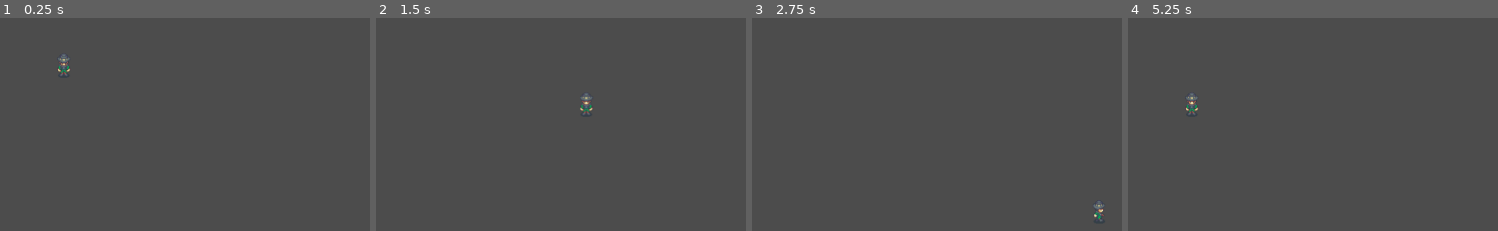
Above: before the commit, frames 1-4 (left to right).
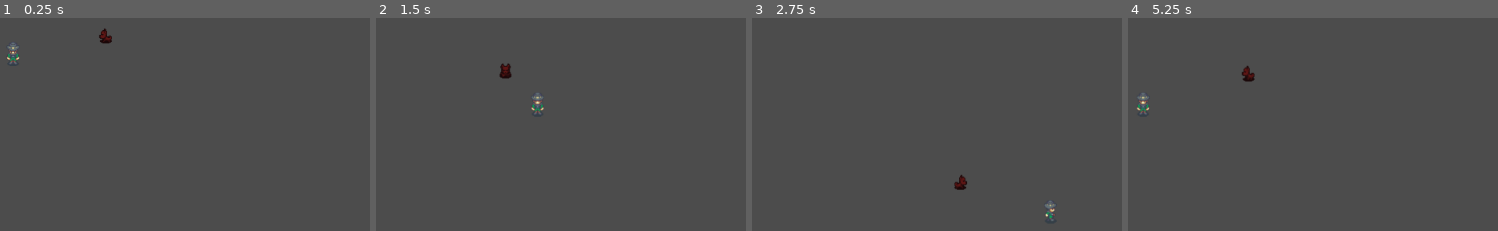
Above: after the commit, the same moments.

Repository: fleet3123/ggj2021
Game: Godot game, scene res://main.tscn
The game is run twice, just before and just after one commit, with the same random seed, the same clock (stepped at 60 frames per second) and the same inputs.
Inputs:
- Up to frame 1 (0.25 s): no input
- Up to frame 2 (1.5 s): tap Enter at 0.5 s; hold D (move_right) 0.53-1.28 s; tap Space (interact) at 0.6, 1.25, 1.35 s; hold S (move_down) from 1.28 s (still down)
- Up to frame 3 (2.75 s): release S (move_down) at 2.03 s; hold D (move_right) from 2.03 s (still down); tap Space (interact) at 2.1 s
- Up to frame 4 (5.25 s): release D (move_right) at 2.78 s; hold W (move_up) 2.78-3.53 s; tap Space (interact) every 0.75 s from 2.85 to 5.1 s; hold A (move_left) 3.53-5.03 s; hold S (move_down) from 5.03 s (still down)

The runs differ from the first frame. In frame 1, 0.5% of the frame differs, in the area x 1-31%, y 4-28%; in frame 2, 0.5%, in the area x 33-59%, y 21-46%; in frame 3, 0.4%; in frame 4, 0.5%.

Commit message:
Simple chasing enemy which deals damage

Diff:
--- /dev/null
+++ b/Enemy1.gd
@@ -0,0 +1,79 @@
+extends KinematicBody2D
+
+var curr_hp : int = 5
+var max_hp : int = 5
+
+var move_speed : int = 150
+export var xp_to_give : int = 30
+
+var damage : int = 1
+var attack_rate : float = 1.0
+export var attack_dist : int = 80
+export var chase_dist : int = 400
+
+var facing_dir : Vector2 = Vector2()
+
+export ( NodePath ) var player_path
+
+onready var anim = get_node ( "AnimatedSprite" )
+onready var timer = get_node ( "Timer" )
+onready var target = get_node ( player_path )
+
+func _ready():
+
+	timer.wait_time = attack_rate
+	timer.start()
+
+func _on_Timer_timeout():
+
+	if position.distance_to ( target.position ) <= attack_dist:
+		target.take_damage ( damage )
+
+func _physics_process ( delta ):
+
+	var vel = Vector2.ZERO
+	var dist = position.distance_to ( target.position )
+	if dist > attack_dist and dist < chase_dist:
+
+		vel = ( target.position - position ).normalized()
+		move_and_slide ( vel * move_speed )
+
+	if ( vel == Vector2.ZERO ):
+		if facing_dir.x == 1:
+			play_animation ( "IdleRight" )
+		elif facing_dir.x == -1:
+			play_animation ( "IdleLeft" )
+		elif facing_dir.y == 1:
+			play_animation ( "IdleUp" )
+		elif facing_dir.y == -1:
+			play_animation ( "IdleDown" )
+	else:
+		var abs_x = abs ( vel.x )
+		var abs_y = abs ( vel.y )
+		if vel.x > 0 && abs_x >= abs_y:
+			facing_dir = Vector2.RIGHT
+			play_animation ( "MoveRight" )
+		elif vel.x < 0 && abs_x >= abs_y:
+			facing_dir = Vector2.LEFT
+			play_animation ( "MoveLeft" )
+		elif vel.y < 0 && abs_x <= abs_y:
+			facing_dir = Vector2.UP
+			play_animation ( "MoveUp" )
+		elif vel.y > 0 && abs_x <= abs_y:
+			facing_dir = Vector2.DOWN
+			play_animation ( "MoveDown" )
+
+func play_animation ( anim_name ):
+
+	if anim.animation != anim_name:
+		anim.play ( anim_name )
+
+func take_damage ( dmg_to_take ):
+
+	curr_hp -= dmg_to_take
+	if curr_hp <= 0:
+		die()
+
+func die ():
+	target.give_xp ( xp_to_give )
+	queue_free()
--- /dev/null
+++ b/Enemy1.tscn
@@ -0,0 +1,145 @@
+[gd_scene load_steps=21 format=2]
+
+[ext_resource path="res://EnemyPlaceHolder/animals1.png" type="Texture" id=1]
+[ext_resource path="res://Enemy1.gd" type="Script" id=2]
+
+[sub_resource type="AtlasTexture" id=2]
+flags = 4
+atlas = ExtResource( 1 )
+region = Rect2( 26, 0, 26, 36 )
+
+[sub_resource type="AtlasTexture" id=11]
+flags = 4
+atlas = ExtResource( 1 )
+region = Rect2( 26, 108, 26, 36 )
+
+[sub_resource type="AtlasTexture" id=8]
+flags = 4
+atlas = ExtResource( 1 )
+region = Rect2( 26, 72, 26, 36 )
+
+[sub_resource type="AtlasTexture" id=5]
+flags = 4
+atlas = ExtResource( 1 )
+region = Rect2( 26, 36, 26, 36 )
+
+[sub_resource type="AtlasTexture" id=18]
+flags = 4
+atlas = ExtResource( 1 )
+region = Rect2( 0, 36, 26, 36 )
+
+[sub_resource type="AtlasTexture" id=19]
+flags = 4
+atlas = ExtResource( 1 )
+region = Rect2( 26, 36, 26, 36 )
+
+[sub_resource type="AtlasTexture" id=20]
+flags = 4
+atlas = ExtResource( 1 )
+region = Rect2( 52, 36, 26, 36 )
+
+[sub_resource type="AtlasTexture" id=21]
+flags = 4
+atlas = ExtResource( 1 )
+region = Rect2( 0, 0, 26, 36 )
+
+[sub_resource type="AtlasTexture" id=22]
+flags = 4
+atlas = ExtResource( 1 )
+region = Rect2( 26, 0, 26, 36 )
+
+[sub_resource type="AtlasTexture" id=23]
+flags = 4
+atlas = ExtResource( 1 )
+region = Rect2( 52, 0, 26, 36 )
+
+[sub_resource type="AtlasTexture" id=15]
+flags = 4
+atlas = ExtResource( 1 )
+region = Rect2( 0, 108, 26, 36 )
+
+[sub_resource type="AtlasTexture" id=16]
+flags = 4
+atlas = ExtResource( 1 )
+region = Rect2( 26, 108, 26, 36 )
+
+[sub_resource type="AtlasTexture" id=17]
+flags = 4
+atlas = ExtResource( 1 )
+region = Rect2( 52, 108, 26, 36 )
+
+[sub_resource type="AtlasTexture" id=24]
+flags = 4
+atlas = ExtResource( 1 )
+region = Rect2( 0, 72, 26, 36 )
+
+[sub_resource type="AtlasTexture" id=25]
+flags = 4
+atlas = ExtResource( 1 )
+region = Rect2( 26, 72, 26, 36 )
+
+[sub_resource type="AtlasTexture" id=26]
+flags = 4
+atlas = ExtResource( 1 )
+region = Rect2( 52, 72, 26, 36 )
+
+[sub_resource type="SpriteFrames" id=13]
+animations = [ {
+"frames": [ SubResource( 2 ) ],
+"loop": true,
+"name": "IdleDown",
+"speed": 5.0
+}, {
+"frames": [ SubResource( 11 ) ],
+"loop": true,
+"name": "IdleUp",
+"speed": 5.0
+}, {
+"frames": [ SubResource( 8 ) ],
+"loop": true,
+"name": "IdleRight",
+"speed": 5.0
+}, {
+"frames": [ SubResource( 5 ) ],
+"loop": true,
+"name": "IdleLeft",
+"speed": 5.0
+}, {
+"frames": [ SubResource( 18 ), SubResource( 19 ), SubResource( 20 ), SubResource( 19 ) ],
+"loop": true,
+"name": "MoveLeft",
+"speed": 10.0
+}, {
+"frames": [ SubResource( 21 ), SubResource( 22 ), SubResource( 23 ), SubResource( 22 ) ],
+"loop": true,
+"name": "MoveDown",
+"speed": 10.0
+}, {
+"frames": [ SubResource( 15 ), SubResource( 16 ), SubResource( 17 ), SubResource( 16 ) ],
+"loop": true,
+"name": "MoveUp",
+"speed": 10.0
+}, {
+"frames": [ SubResource( 24 ), SubResource( 25 ), SubResource( 26 ), SubResource( 25 ) ],
+"loop": true,
+"name": "MoveRight",
+"speed": 10.0
+} ]
+
+[sub_resource type="CircleShape2D" id=14]
+radius = 11.4073
+
+[node name="KinematicBody2D" type="KinematicBody2D"]
+script = ExtResource( 2 )
+
+[node name="AnimatedSprite" type="AnimatedSprite" parent="."]
+frames = SubResource( 13 )
+animation = "MoveRight"
+offset = Vector2( 0, -10 )
+
+[node name="CollisionShape2D" type="CollisionShape2D" parent="."]
+scale = Vector2( 0.54923, 0.720001 )
+shape = SubResource( 14 )
+
+[node name="Timer" type="Timer" parent="."]
+[connection signal="timeout" from="Timer" to="." method="_on_Timer_timeout"]
--- a/Player.gd
+++ b/Player.gd
@@ -15,7 +15,7 @@
 var vel : Vector2 = Vector2()
 var facing_dir : Vector2 = Vector2()
 
-onready var rayCast = get_node ( "RayCast2D" )
+onready var ray_cast = get_node ( "ray_cast2D" )
 onready var anim = get_node("AnimatedSprite")
 
 func _physics_process ( delta ):
@@ -69,3 +69,15 @@
 func play_animation ( anim_name ):
 	if anim.animation != anim_name:
 		anim.play ( anim_name )
+
+func give_xp ( amount ):
+	curr_xp += amount
+
+func take_damage ( dmg_to_take ):
+	curr_hp -= dmg_to_take
+
+	if curr_hp <= 0:
+		die()
+
+func die():
+	get_tree().reload_current_scene()
--- a/main.tscn
+++ b/main.tscn
@@ -1,8 +1,16 @@
-[gd_scene load_steps=2 format=2]
+[gd_scene load_steps=3 format=2]
 
 [ext_resource path="res://Player.tscn" type="PackedScene" id=1]
+[ext_resource path="res://Enemy1.tscn" type="PackedScene" id=2]
 
 [node name="MainScene" type="Node2D"]
 
 [node name="Player" parent="." instance=ExtResource( 1 )]
-position = Vector2( 204.544, 158.759 )
+position = Vector2( 139.677, 143.616 )
+
+[node name="Dog" parent="." instance=ExtResource( 2 )]
+modulate = Color( 0.498039, 0.121569, 0.121569, 1 )
+position = Vector2( 295.815, 115.353 )
+attack_dist = 30
+chase_dist = 200
+player_path = NodePath("../Player")
Binary file added: EnemyPlaceHolder/animals1.png
Not shown, added: EnemyPlaceHolder/animals1.png.import
